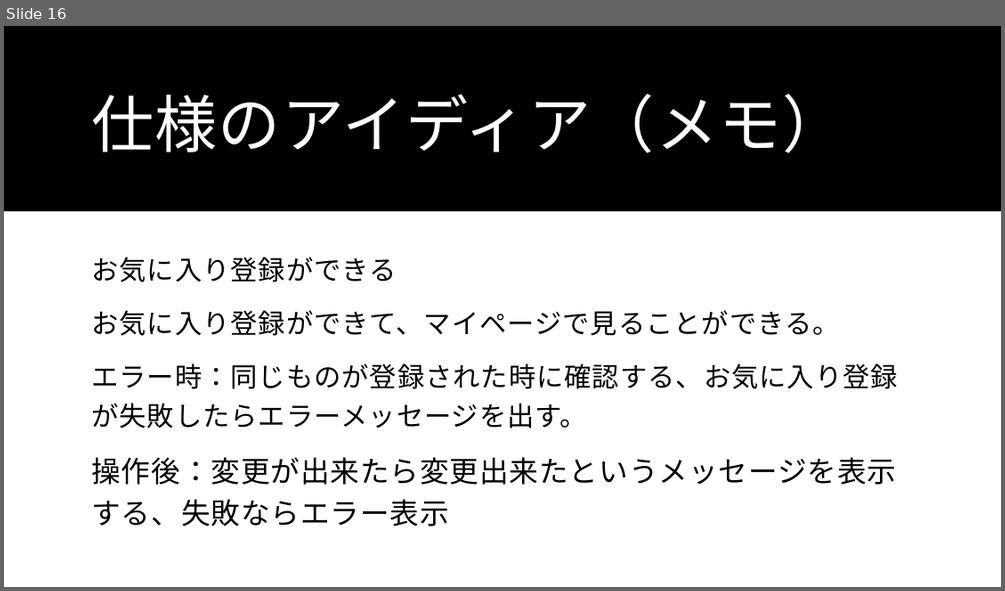
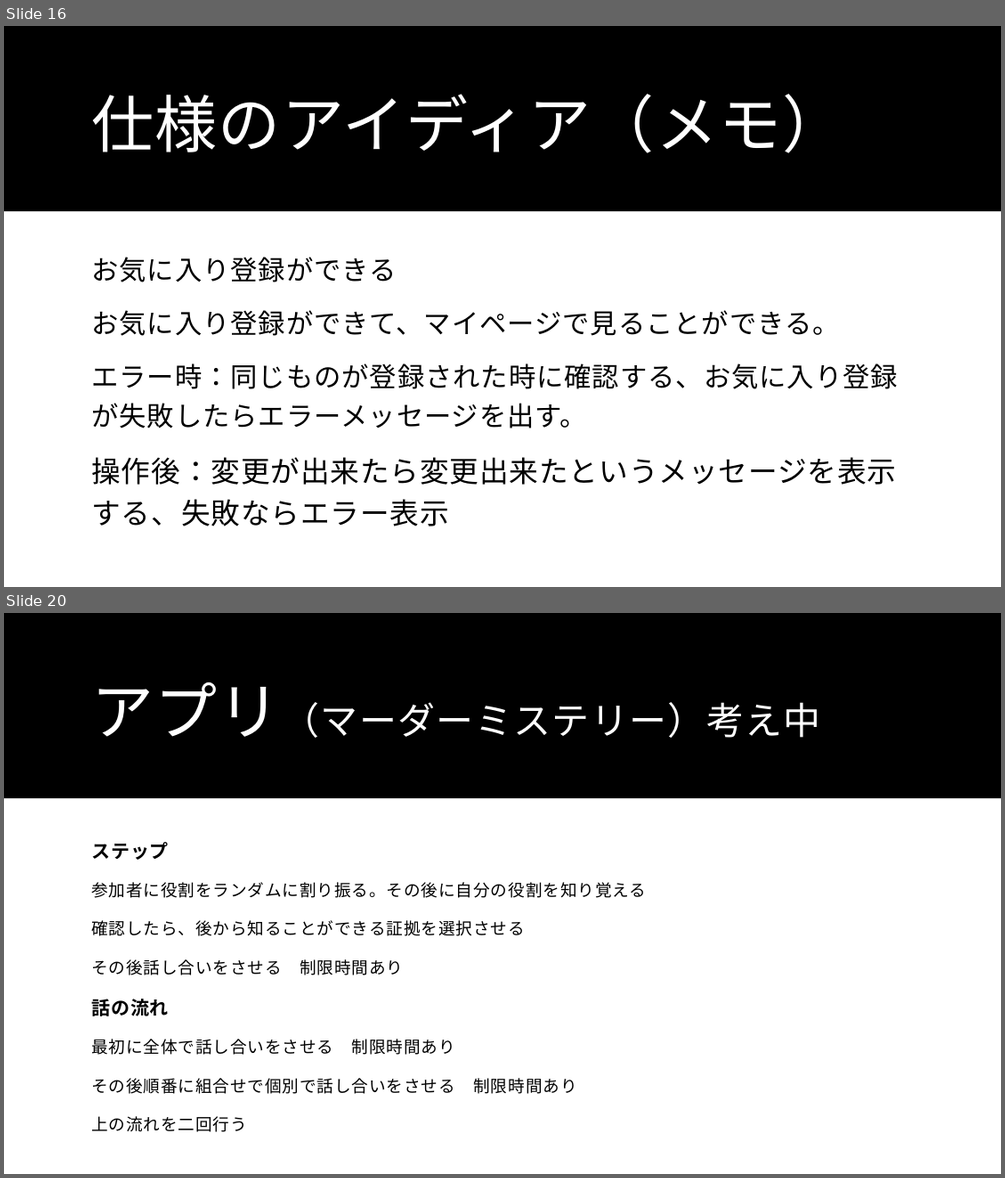
Before and after one commit to Wtnbtkm/flutter_application_1, a slide deck: Flutterの制作仕様書・アイディア（メモ）.pptx. Shown one above the other, each under a label of ours: slide 16 before the commit, slides 16 and 20 after it; the slides between them are not shown. The pictures are 1005x591 and 1005x1178 pixels, drawn with LibreOffice and Linux fonts; fonts in the diff are those of the drawing. Boxes give left, top, right and bottom in pixels: in the first picture for what was removed or moved away, otherwise in the second. Text is boxed around its words. In the diff, an @@ line names an element or a change of style, - is before the commit and + after.

Commit message:
新たに考えている仕様メモを追加（18P）と今考えているアプリの要件を簡単にまとめて追加（19~21P)保存し忘れてで反映できていなかったのでもう一回コミット

```diff
--- a/Flutterの制作仕様書・アイディア（メモ）.pptx
+++ b/Flutterの制作仕様書・アイディア（メモ）.pptx
@@ slide 20 added at box(4, 613, 1001, 1174), background #FFFFFF; not listed: 1 template element that a slide beside it also shows @@
@@ title added at box(91, 682, 820, 738), 36 pt, text #FFFFFF @@
+アプリ（マーダーミステリー）考え中
@@ text added at box(91, 842, 646, 1132), 16 pt, text #000000 @@
+ステップ
+参加者に役割をランダムに割り振る。その後に自分の役割を知り覚える
+確認したら、後から知ることができる証拠を選択させる
+その後話し合いをさせる 制限時間あり
+話の流れ
+最初に全体で話し合いをさせる 制限時間あり
+その後順番に組合せで個別で話し合いをさせる 制限時間あり
+上の流れを二回行う
```
Also in this commit, not shown: 4 other slides added.
